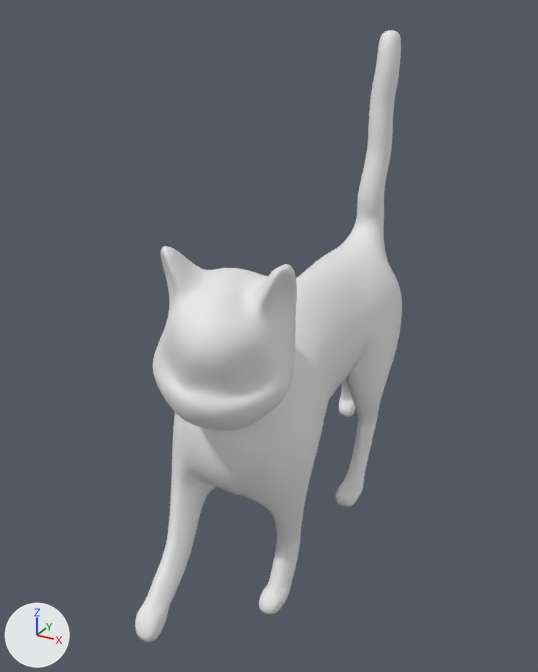
An edit to the FBX model Assets/Art/Sick_Cat_Annimation.fbx, drawn before and after from the same camera.
Camera for both pictures: a camera (50 mm lens) standing at (1.84, -4.02, 5.34) and looking at (-0.6, 0.42, 3.12). The axes (+X, +Y, +Z) are drawn at lower left. The lights are the same throughout. Where no turn or scale is listed for an object, it has been applied to the vertices.
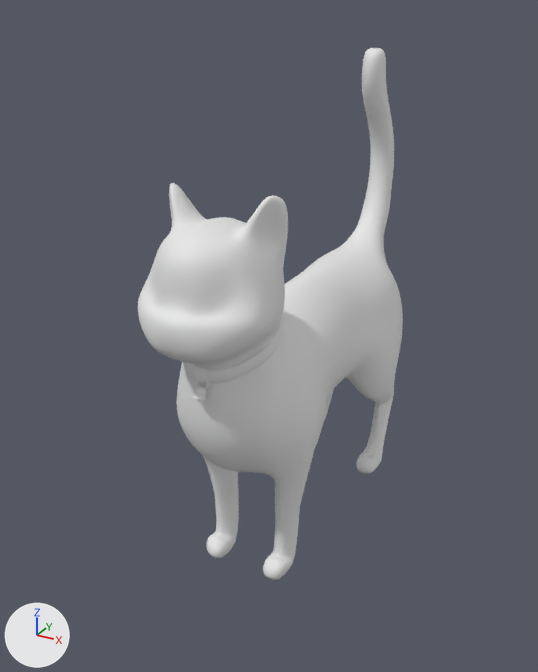
Boxes [x1, y1, x2, y2] around the edits, measured in the pictures (538 x 672 px; the box of a moved part takes in the faces that stretch with it):
'Cube.001', reshaped (13% shorter): before [135, 30, 402, 642]; after [138, 48, 403, 580]
part 1 of me_cube_002, moved or reshaped (not visible before): after [183, 319, 283, 383]
part 2 of me_cube_002, moved or reshaped (not visible before): after [196, 367, 209, 384]
part 3 of me_cube_002, moved or reshaped: before [212, 430, 223, 436]; after [193, 387, 206, 401]
part 4 of me_cube_002, moved or reshaped (not visible before): after [195, 380, 209, 389]
part 5 of me_cube_002, moved or reshaped: before [135, 30, 402, 642]; after [138, 48, 403, 580]

Patch to the scene script:
```diff
--- a/Assets/Art/Sick_Cat_Annimation.fbx.py
+++ b/Assets/Art/Sick_Cat_Annimation.fbx.py
@@ me_cube_002 @@
 # used by ob_cube_001; location = (-0.433, 0.644, 1.535)
-me_cube_002.from_pydata(...)  # 44772 vertices, 44768 faces; spans x -0.45..0.57, y -1.93..1.88, z -0.16..3.65
+me_cube_002.from_pydata(...)  # 44772 vertices, 44768 faces; spans x -0.47..0.47, y -1.66..1.58, z 0.01..3.53
+# me_cube_002 part 1: the loose piece of 2048 vertices spanning x -0.28..0.37, y -1.3..-0.75, z 1.48..1.99 is multiplied about its middle by the matrix ((0.986, 0.165, -0.025), (-0.151, 0.948, 0.282), (0.07, -0.274, 0.959)), then moved by (-0.05, 0.0, 0.19)
+# me_cube_002 part 2: the loose piece of 1536 vertices spanning x 0.05..0.14, y -1.31..-1.25, z 1.47..1.56 is multiplied about its middle by the matrix ((0.98, 0.194, -0.037), (-0.174, 0.937, 0.303), (0.093, -0.291, 0.952)), then moved by (-0.09, -0.06, 0.28)
+# me_cube_002 part 3: the loose piece of 4226 vertices spanning x 0.03..0.11, y -1.35..-1.27, z 1.38..1.47 is multiplied about its middle by the matrix ((1.001, 0.136, -0.019), (-0.127, 0.97, 0.253), (0.053, -0.248, 0.978)), then moved by (-0.07, -0.08, 0.26)
+# me_cube_002 part 4: the loose piece of 2048 vertices spanning x 0.03..0.12, y -1.31..-1.28, z 1.46..1.53 is scaled about its middle by (1.01, 0.969, 0.944), then moved by (-0.07, -0.06, 0.26)
+# me_cube_002 part 5: 34805 of 44772 vertices moved; they spanned x -0.45..0.57, y -1.93..1.88, z -0.16..3.65 and now span x -0.47..0.47, y -1.66..1.58, z 0.01..3.53; mean shift (-0.05, 0.09, 0.07); largest move (-0.29, 1.75, -0.09) -> (-0.29, 0.66, 0.02)
 me_cube_002.materials.append(mat_material_001)
```
